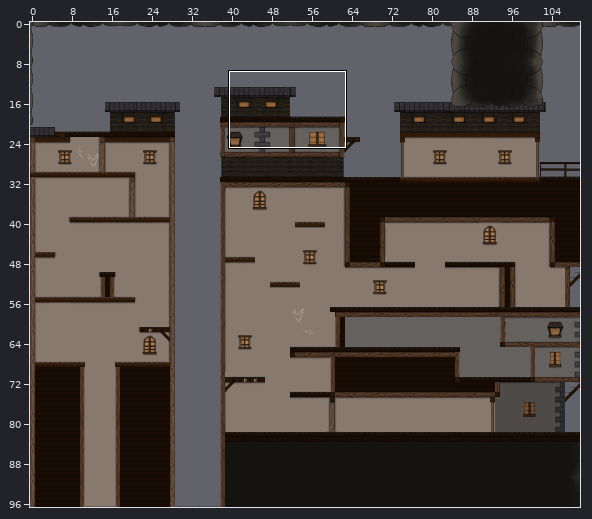
An edit to a level. Tiled map, assets/tiles/level_Part_1.tmx. Above: a wide view before the commit, with the close-up outlined.
Close-up. As it was:
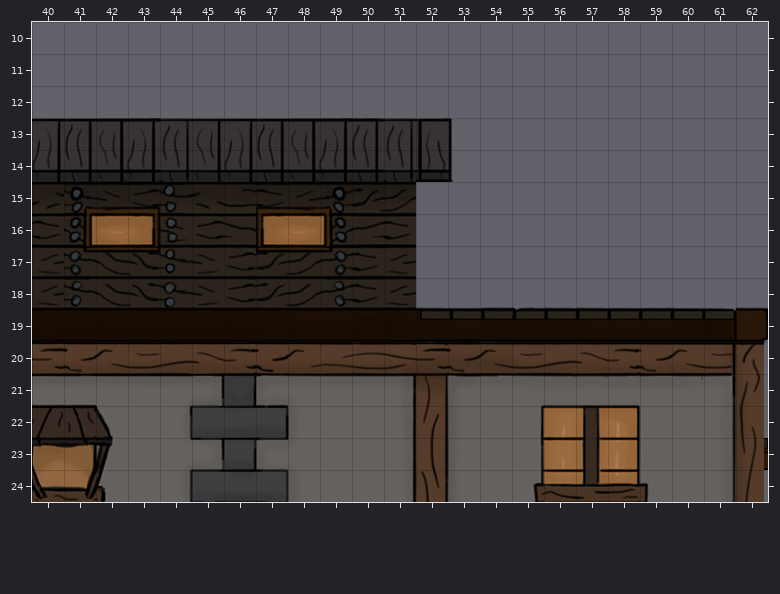
Cells are 32x32 px. Shown: x 40..62, y 10..24. The commit also changed other parts of the map, which this record leaves out.
After the commit:
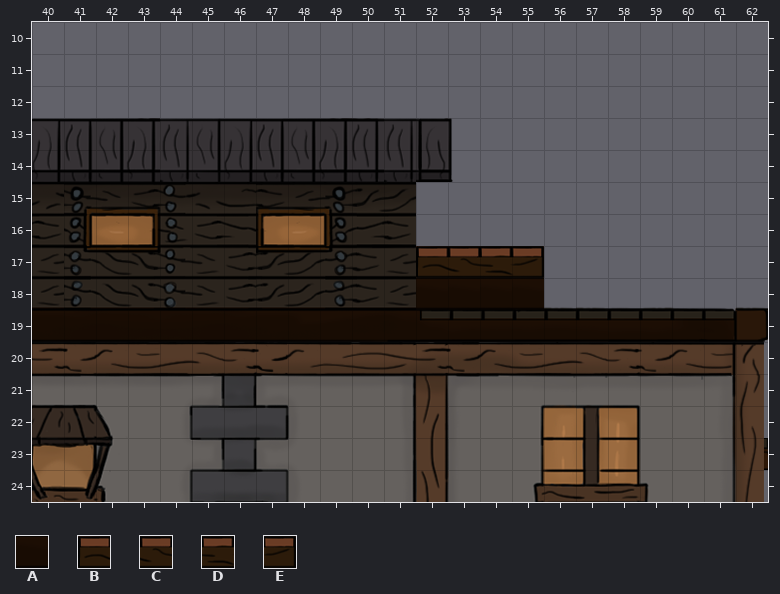
Key: from "platforms": A 349, B 420, C 421, D 422, E 423.
_ is an empty cell, . an unchanged one.
Diff:
--- layer "Platforms"
@@ x 52..55 @@
-17 ____
-18 ____
+17 BCDE
+18 AAAA
Pixel boxes of the changes (left, top, right, bottom) in both close-ups:
added: (416, 246, 544, 310)
